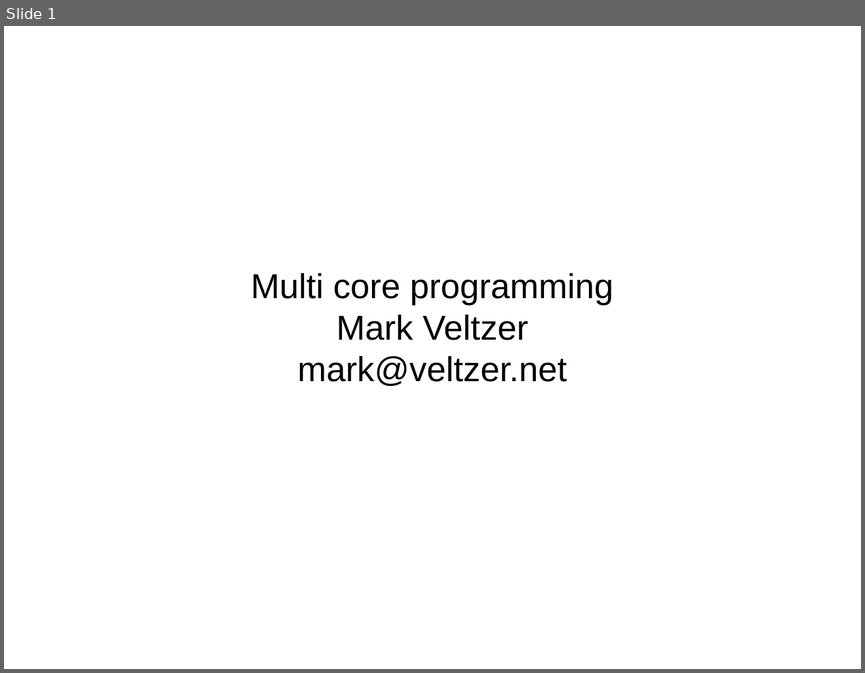
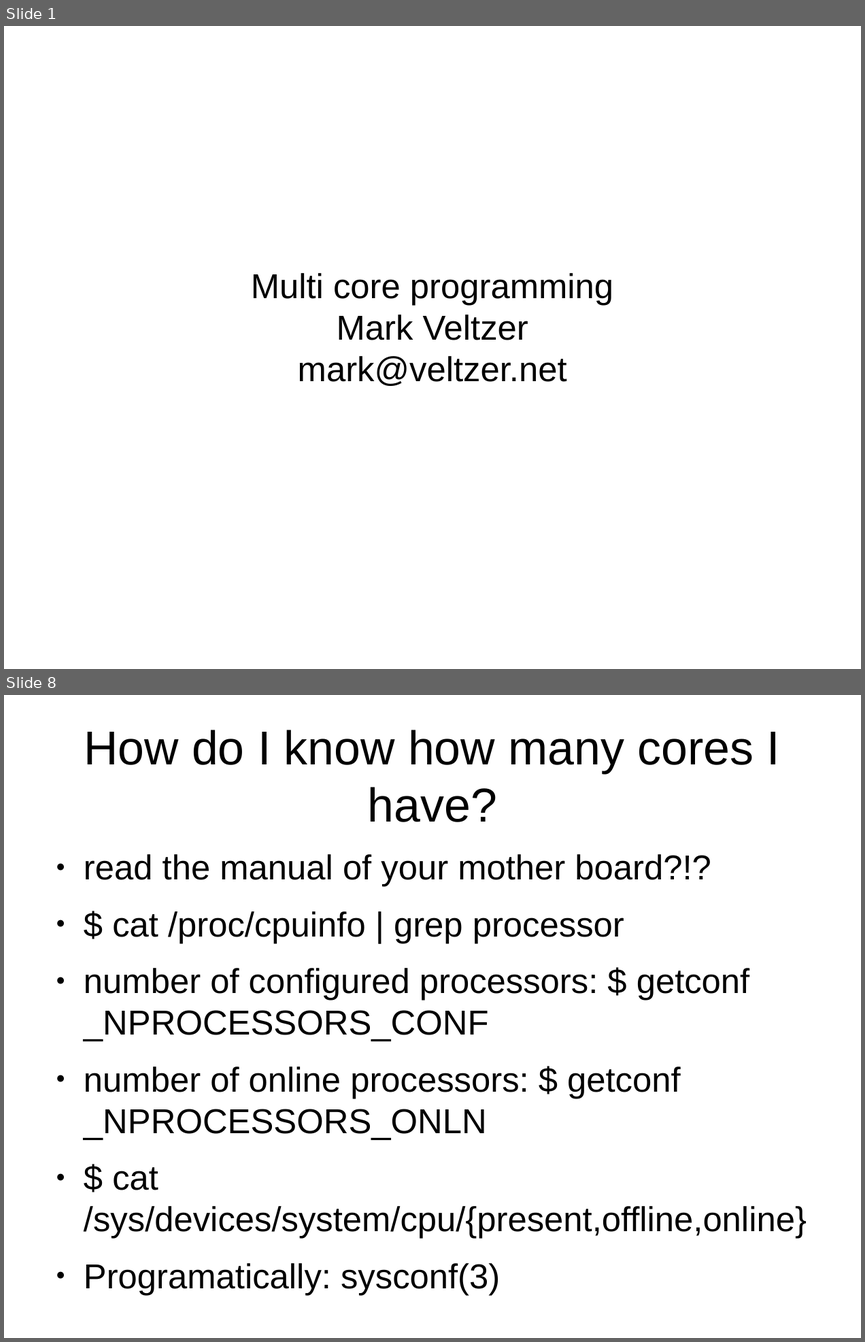
Before and after one commit to veltzer/demos-linux, a slide deck: multi_core/multicore.odp. Shown one above the other, each under a label of ours: slide 1 before the commit, slides 1 and 8 after it; the slides between them are not shown. The pictures are 865x673 and 865x1342 pixels, drawn with LibreOffice and Linux fonts; fonts in the diff are those of the drawing. Boxes give left, top, right and bottom in pixels: in the first picture for what was removed or moved away, otherwise in the second. Text is boxed around its words. In the diff, an @@ line names an element or a change of style, - is before the commit and + after.

```diff
--- a/multi_core/multicore.odp
+++ b/multi_core/multicore.odp
@@ slide 8 added at [4,695,861,1338], background #FFFFFF @@
@@ title added at [84,730,780,822], 44 pt, text #000000 @@
+How do I know how many cores I have?
@@ text added at [84,854,806,1238], 32 pt, text #000000 @@
+● read the manual of your mother board?!?
+● $ cat /proc/cpuinfo | grep processor
+● number of configured processors: $ getconf _NPROCESSORS_CONF
+● number of online processors: $ getconf _NPROCESSORS_ONLN
+● $ cat /sys/devices/system/cpu/{present,offline,online}
+● Programatically: sysconf(3)
```
Also in this commit, not shown: 65 other slides added, 1 slide removed, 1 other file.
